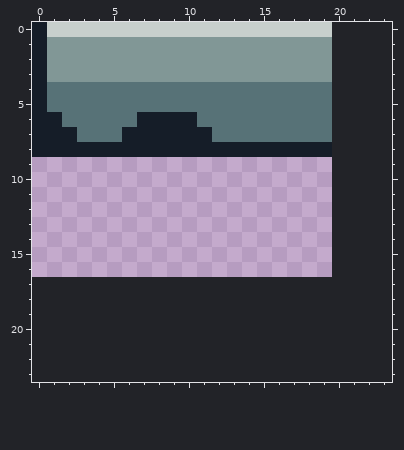
Pixel-art file, stored at simple_ground_30.aseprite. This is how it looked before the edit.
20x17 pixels, 1 frame. The old version is drawn lined up with the new one, on the new canvas.
Now the later version:
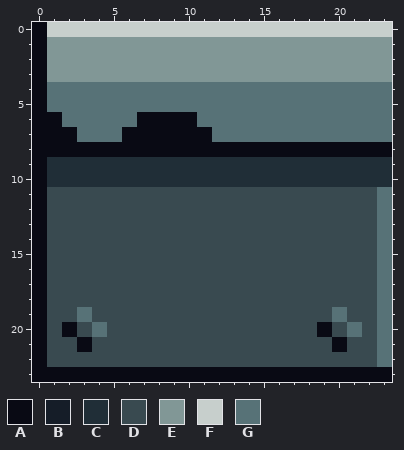
Palette (. is transparent): A #090a14  B #151d28  C #202e37  D #394a50  E #819796  F #c7cfcc  G #577277
From old to new:
canvas 20x17 -> 24x24
y 0: x 0 B -> A; x 20..23 .... -> FFFF
y 1..3: x 0 B -> A; x 20..23 .... -> EEEE
y 4..5: x 0 B -> A; x 20..23 .... -> GGGG
y 6: x 0..1 BB -> AA; x 7..10 BBBB -> AAAA; x 20..23 .... -> GGGG
y 7: x 0..2 BBB -> AAA; x 6..11 BBBBBB -> AAAAAA; x 20..23 .... -> GGGG
y 8: x 0..23 BBBBBBBBBBBBBBBBBBBB.... -> AAAAAAAAAAAAAAAAAAAAAAAA
y 9..10: x 0..23 ........................ -> ACCCCCCCCCCCCCCCCCCCCCCC
y 11..18: x 0..23 ........................ -> ADDDDDDDDDDDDDDDDDDDDDDG
y 19: x 0..23 ........................ -> ADDGDDDDDDDDDDDDDDDDGDDG
y 20: x 0..23 ........................ -> ADADGDDDDDDDDDDDDDDADGDG
y 21: x 0..23 ........................ -> ADDADDDDDDDDDDDDDDDDADDG
y 22: x 0..23 ........................ -> ADDDDDDDDDDDDDDDDDDDDDDG
y 23: x 0..23 ........................ -> AAAAAAAAAAAAAAAAAAAAAAAA
Boxes around the changes in both pictures, in picture pixels (x1, y1, x2, y2):
changed: (32, 22, 392, 382)
